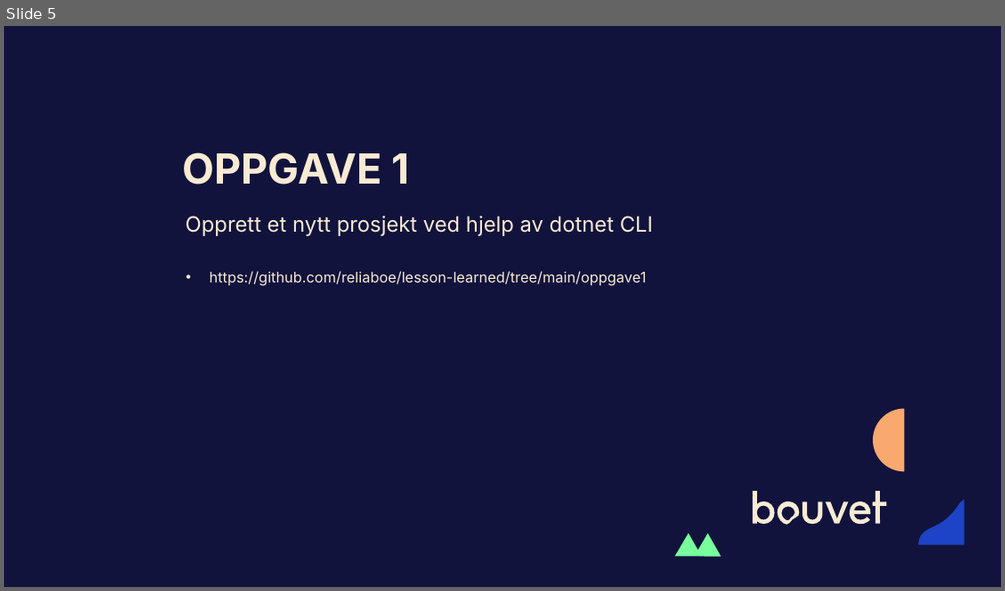
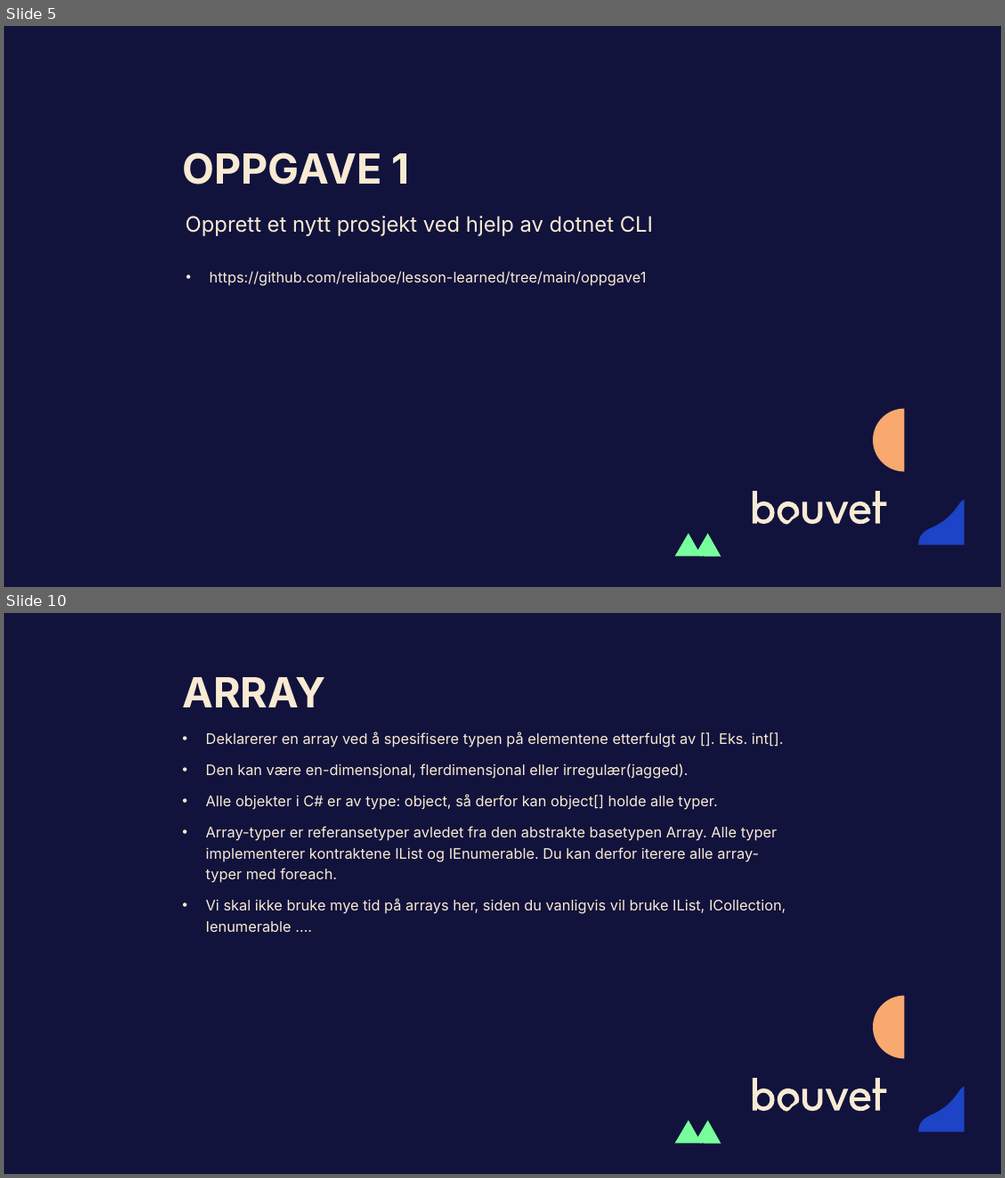
Before and after one commit to reliaboe/lesson-learned, a slide deck: presentasjon.pptx. Shown one above the other, each under a label of ours: slide 5 before the commit, slides 5 and 10 after it; the slides between them are not shown. The pictures are 1005x591 and 1005x1178 pixels, drawn with LibreOffice and Linux fonts; fonts in the diff are those of the drawing. Boxes give left, top, right and bottom in pixels: in the first picture for what was removed or moved away, otherwise in the second. Text is boxed around its words. In the diff, an @@ line names an element or a change of style, - is before the commit and + after.

Commit message:
Typer, klasser og objekter

```diff
--- a/presentasjon.pptx
+++ b/presentasjon.pptx
@@ slide 10 added at <box>4,613,1001,1174</box>, background #11133C; not listed: 5 template elements that a slide beside it also shows @@
@@ title added at <box>182,677,325,707</box>, 40 pt, text #F9EAD3, bold @@
+ARRAY
@@ text added at <box>206,731,785,932</box>, 14 pt, text #F9EAD3 @@
+• Deklarerer en array ved å spesifisere typen på elementene etterfulgt av []. Eks. int[].
+• Den kan være en-dimensjonal, flerdimensjonal eller irregulær(jagged).
+• Alle objekter i C# er av type: object, så derfor kan object[] holde alle typer.
+• Array-typer er referansetyper avledet fra den abstrakte basetypen Array. Alle typer implementerer kontraktene IList og IEnumerable. Du kan derfor iterere alle array-typer med foreach.
+• Vi skal ikke bruke mye tid på arrays her, siden du vanligvis vil bruke IList, ICollection, Ienumerable ….
```
Also in this commit, not shown: 1 slide changed, 7 other slides added, 8 other files.
